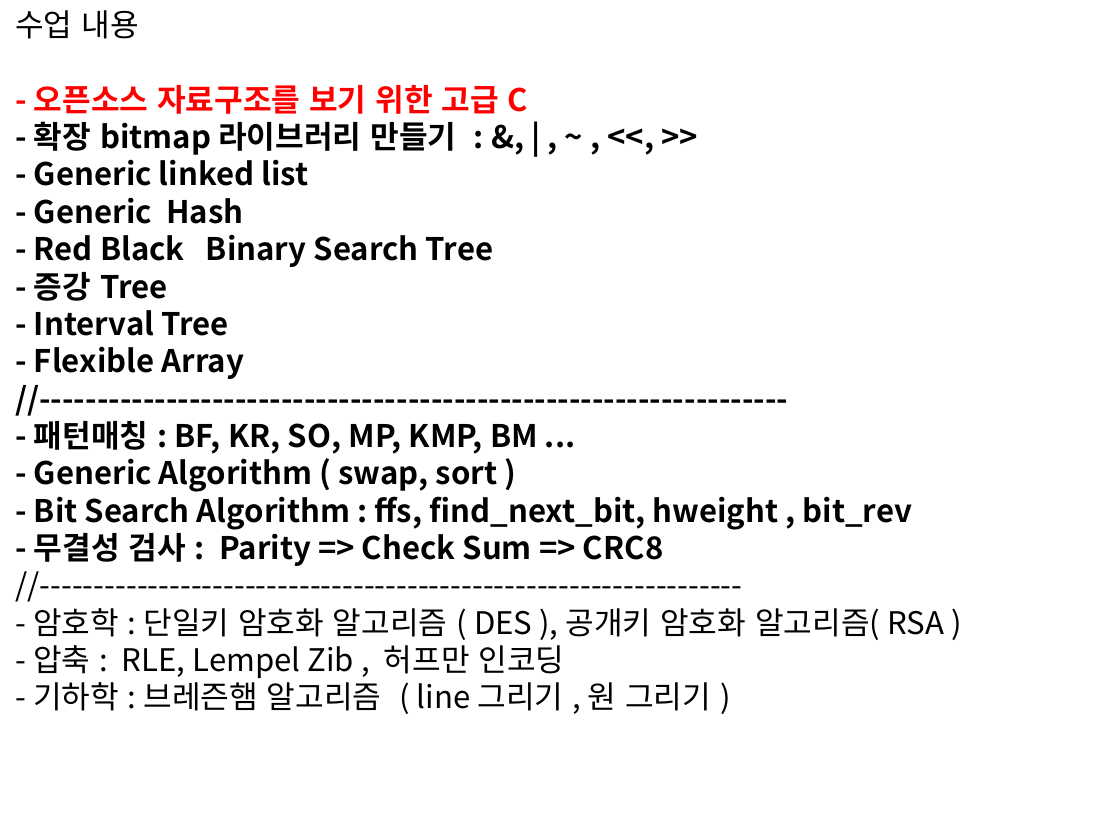
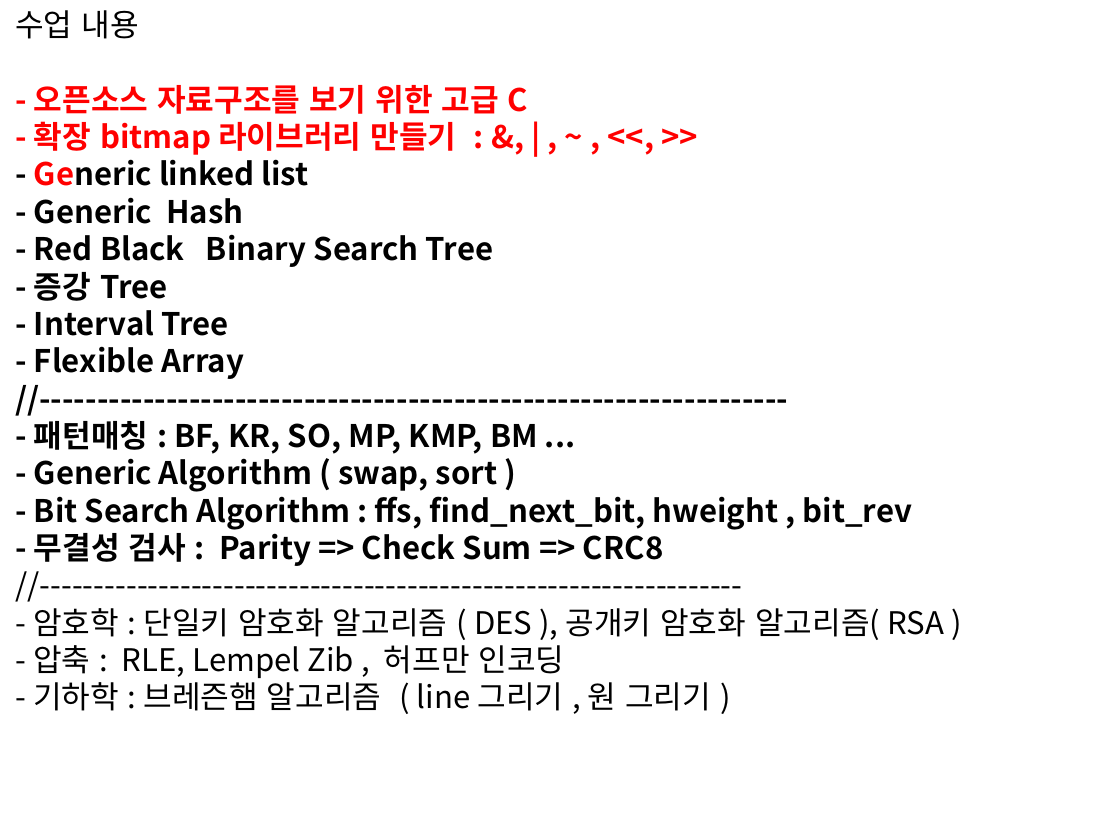
Before and after one commit to chisun-joung/osdsalgo_c, a slide deck: slide 2 of 01_day.pptx. Drawn at 1120x840 pixels with LibreOffice and Linux fonts; fonts in the diff are those of the drawing. Boxes give left, top, right and bottom in pixels: in the first picture for what was removed or moved away, otherwise in the second. Text is boxed around its words. In the diff, an @@ line names an element or a change of style, - is before the commit and + after.

```diff
--- a/01_day.pptx
+++ b/01_day.pptx
@@ text at bbox=[34, 121, 456, 186]: text colour #000000 to #FF0000 in "- 확장 bitmap 라이브러리 만들기 : &, ...", "Generic" @@
```
Also in this commit, not shown: 11 slides added, 21 other files.
